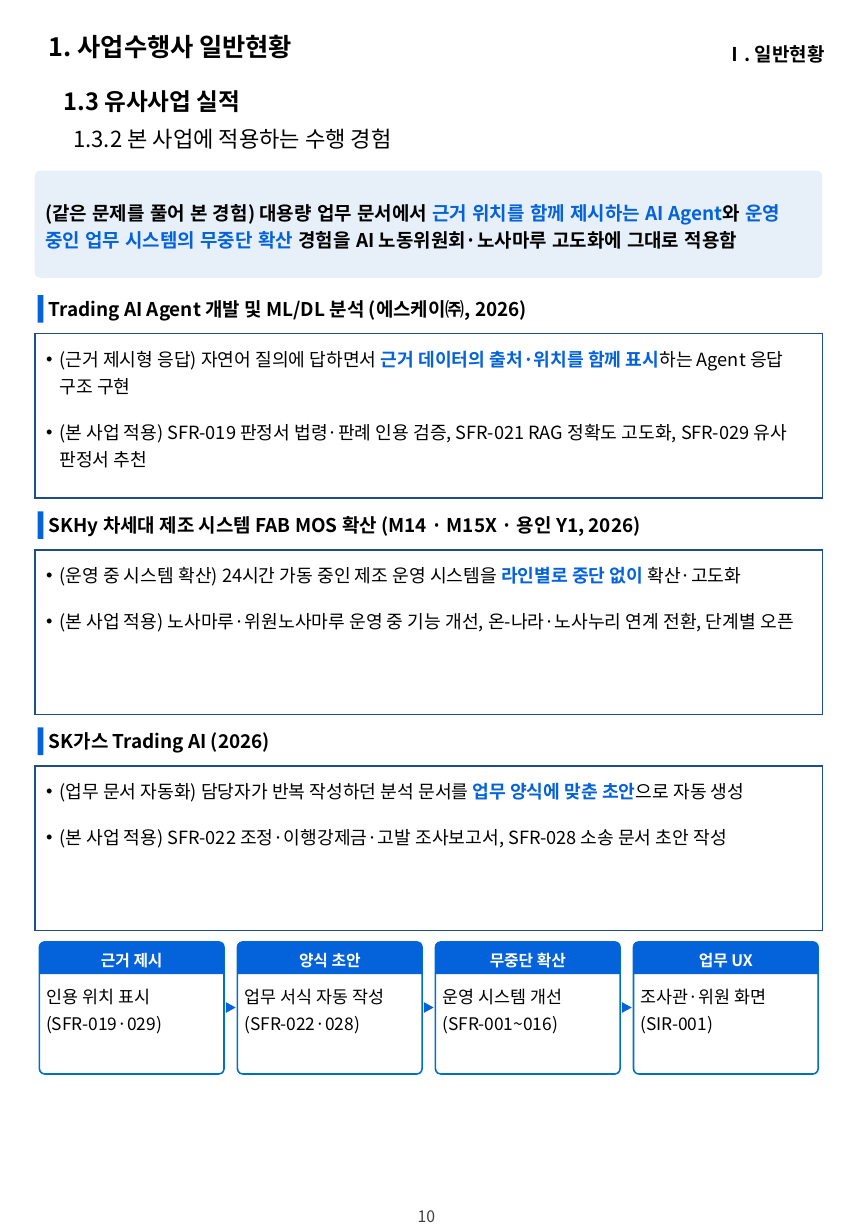
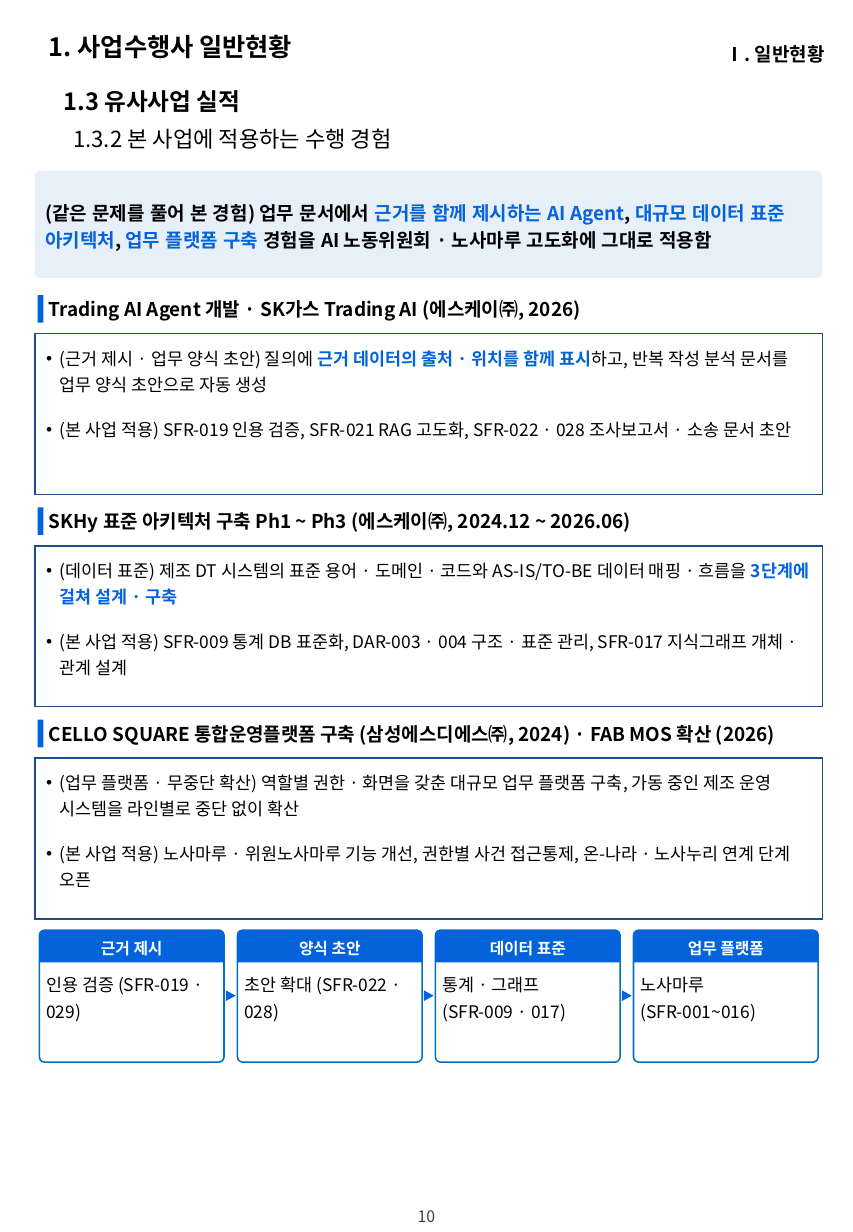
Before and after one commit to hwangsteeve-tech/hbjw, a slide deck: slide 10 of proposals/2026-11_nlrc-ai-labor-commission/nlrc_정성제안서.pptx. Drawn at 853x1232 pixels with LibreOffice and Linux fonts; fonts in the diff are those of the drawing; background and template pictures are left out. Boxes give left, top, right and bottom in pixels: in the first picture for what was removed or moved away, otherwise in the second. Text is boxed around its words. In the diff, an @@ line names an element or a change of style, - is before the commit and + after.

```diff
--- a/proposals/2026-11_nlrc-ai-labor-commission/nlrc_정성제안서.pptx
+++ b/proposals/2026-11_nlrc-ai-labor-commission/nlrc_정성제안서.pptx
@@ text in rounded rectangle at bbox=[45, 204, 785, 251]: text changed @@
-(같은 문제를 풀어 본 경험) 대용량 업무 문서에서 근거 위치를 함께 제시하는 AI Agent와 운영 중인 업무 시스템의 무중단 확산 경험을 AI 노동위원회·노사마루 고도화에 그대로 적용함
+(같은 문제를 풀어 본 경험) 업무 문서에서 근거를 함께 제시하는 AI Agent, 대규모 데이터 표준 아키텍처, 업무 플랫폼 구축 경험을 AI 노동위원회 · 노사마루 고도화에 그대로 적용함
@@ text at bbox=[49, 300, 581, 321]: text changed @@
-Trading AI Agent 개발 및 ML/DL 분석 (에스케이㈜, 2026)
+Trading AI Agent 개발 · SK가스 Trading AI (에스케이㈜, 2026)
@@ rectangle: place and size @@
-rectangle at bbox=[35, 333, 823, 498]
+rectangle at bbox=[35, 333, 823, 494]
@@ text at bbox=[60, 350, 791, 440]: text changed; size 11.5 to 11 pt @@
-• (근거 제시형 응답) 자연어 질의에 답하면서 근거 데이터의 출처·위치를 함께 표시하는 Agent 응답 구조 구현
-• (본 사업 적용) SFR-019 판정서 법령·판례 인용 검증, SFR-021 RAG 정확도 고도화, SFR-029 유사 판정서 추천
+• (근거 제시 · 업무 양식 초안) 질의에 근거 데이터의 출처 · 위치를 함께 표시하고, 반복 작성 분석 문서를 업무 양식 초안으로 자동 생성
+• (본 사업 적용) SFR-019 인용 검증, SFR-021 RAG 고도화, SFR-022 · 028 조사보고서 · 소송 문서 초안
@@ rectangle: place and size @@
-rectangle at bbox=[38, 512, 43, 539]
+rectangle at bbox=[38, 507, 43, 535]
@@ text at bbox=[49, 512, 631, 533]: text changed @@
-SKHy 차세대 제조 시스템 FAB MOS 확산 (M14 · M15X · 용인 Y1, 2026)
+SKHy 표준 아키텍처 구축 Ph1 ~ Ph3 (에스케이㈜, 2024.12 ~ 2026.06)
@@ rectangle: place and size @@
-rectangle at bbox=[35, 549, 823, 714]
+rectangle at bbox=[35, 546, 823, 706]
@@ text at bbox=[60, 562, 809, 676]: text changed; size 11.5 to 11 pt @@
-• (운영 중 시스템 확산) 24시간 가동 중인 제조 운영 시스템을 라인별로 중단 없이 확산·고도화
-• (본 사업 적용) 노사마루·위원노사마루 운영 중 기능 개선, 온-나라·노사누리 연계 전환, 단계별 오픈
+• (데이터 표준) 제조 DT 시스템의 표준 용어 · 도메인 · 코드와 AS-IS/TO-BE 데이터 매핑 · 흐름을 3단계에 걸쳐 설계 · 구축
+• (본 사업 적용) SFR-009 통계 DB 표준화, DAR-003 · 004 구조 · 표준 관리, SFR-017 지식그래프 개체 · 관계 설계
@@ text at bbox=[49, 725, 775, 745]: text changed @@
-SK가스 Trading AI (2026)
+CELLO SQUARE 통합운영플랫폼 구축 (삼성에스디에스㈜, 2024) · FAB MOS 확산 (2026)
@@ rectangle: place and size @@
-rectangle at bbox=[35, 767, 823, 931]
+rectangle at bbox=[35, 759, 823, 919]
@@ text at bbox=[60, 774, 791, 887]: text changed; size 11.5 to 11 pt @@
-• (업무 문서 자동화) 담당자가 반복 작성하던 분석 문서를 업무 양식에 맞춘 초안으로 자동 생성
-• (본 사업 적용) SFR-022 조정·이행강제금·고발 조사보고서, SFR-028 소송 문서 초안 작성
+• (업무 플랫폼 · 무중단 확산) 역할별 권한 · 화면을 갖춘 대규모 업무 플랫폼 구축, 가동 중인 제조 운영 시스템을 라인별로 중단 없이 확산
+• (본 사업 적용) 노사마루 · 위원노사마루 기능 개선, 권한별 사건 접근통제, 온-나라 · 노사누리 연계 단계 오픈
@@ 4 round same rects, 4 rounded rectangles, 3 triangles, 1 rectangle: place and size @@
-4 round same rects, 4 rounded rectangles, 3 triangles, 1 rectangle at bbox=[38, 728, 818, 1074]
+4 round same rects, 4 rounded rectangles, 3 triangles, 1 rectangle at bbox=[38, 720, 818, 1062]
@@ text in round same rect at bbox=[490, 940, 566, 956]: text changed @@
-무중단 확산
+데이터 표준
@@ text in round same rect at bbox=[688, 940, 763, 956]: text changed @@
-업무 UX
+업무 플랫폼
@@ text at bbox=[46, 976, 189, 1022]: text changed @@
-인용 위치 표시 (SFR-019·029)
+인용 검증 (SFR-019 · 029)
@@ text at bbox=[244, 976, 387, 1022]: text changed @@
-업무 서식 자동 작성 (SFR-022·028)
+초안 확대 (SFR-022 · 028)
@@ text at bbox=[442, 976, 566, 1022]: text changed @@
-운영 시스템 개선 (SFR-001~016)
+통계 · 그래프 (SFR-009 · 017)
@@ text at bbox=[640, 976, 756, 1022]: text changed @@
-조사관·위원 화면 (SIR-001)
+노사마루 (SFR-001~016)
```
Also in this commit, not shown: 1 other slide changed, 10 other files.
